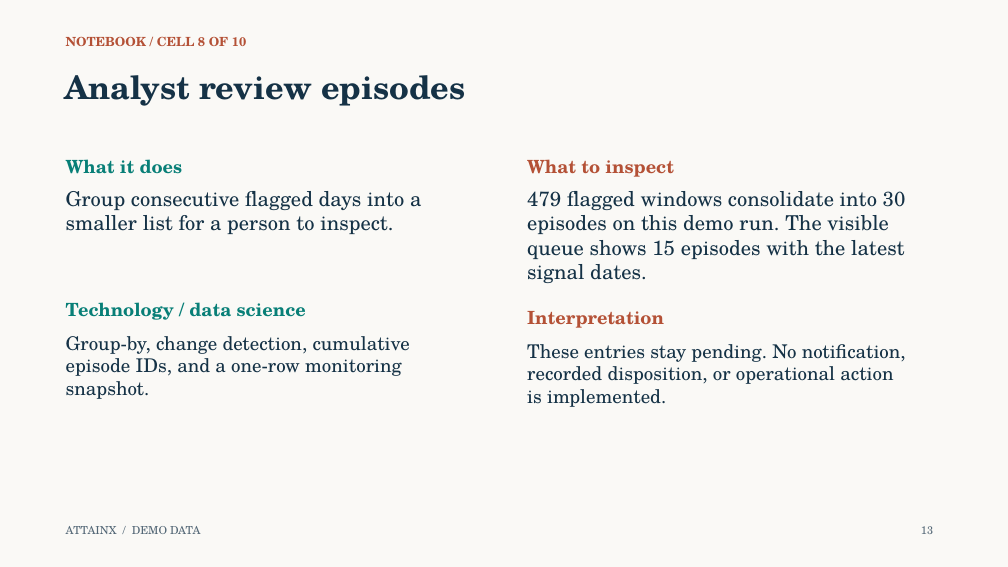
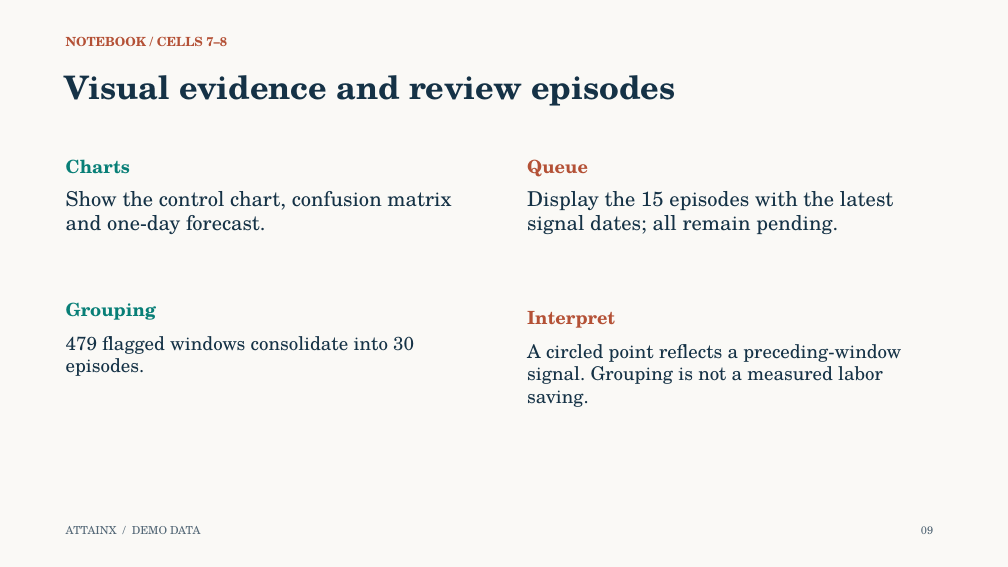
Before and after one commit to 0xpvtrickbateman/SPC-ML-Demo, a slide deck: slide 9 of docs/SPC_ML_Demo_Walkthrough_Ready.pptx (slide 13 before the commit). Drawn at 1008x567 pixels with LibreOffice and Linux fonts; fonts in the diff are those of the drawing. Boxes give left, top, right and bottom in pixels: in the first picture for what was removed or moved away, otherwise in the second. Text is boxed around its words. In the diff, an @@ line names an element or a change of style, - is before the commit and + after.

Commit message:
Expand SPC demo with forecasting investigation and lifecycle workflows

```diff
--- a/docs/SPC_ML_Demo_Walkthrough_Ready.pptx
+++ b/docs/SPC_ML_Demo_Walkthrough_Ready.pptx
@@ text at (x1=66, y1=36, x2=227, y2=46): text changed @@
-NOTEBOOK / CELL 8 OF 10
+NOTEBOOK / CELLS 7–8
@@ text at (x1=64, y1=75, x2=675, y2=106): text changed @@
-Analyst review episodes
+Visual evidence and review episodes
@@ text at (x1=66, y1=159, x2=130, y2=174): text changed @@
-What it does
+Charts
@@ text at (x1=527, y1=159, x2=588, y2=177): text changed @@
-What to inspect
+Queue
@@ text at (x1=66, y1=191, x2=451, y2=234): text changed @@
-Group consecutive flagged days into a smaller list for a person to inspect.
+Show the control chart, confusion matrix and one-day forecast.
@@ text at (x1=527, y1=191, x2=893, y2=234): text changed @@
-479 flagged windows consolidate into 30 episodes on this demo run. The visible queue shows 15 episodes with the latest signal dates.
+Display the 15 episodes with the latest signal dates; all remain pending.
@@ text at (x1=66, y1=302, x2=156, y2=320): text changed @@
-Technology / data science
+Grouping
@@ text at (x1=527, y1=311, x2=615, y2=328): text changed @@
-Interpretation
+Interpret
@@ text at (x1=66, y1=336, x2=414, y2=376): text changed @@
-Group-by, change detection, cumulative episode IDs, and a one-row monitoring snapshot.
+479 flagged windows consolidate into 30 episodes.
@@ text at (x1=527, y1=344, x2=901, y2=407): text changed @@
-These entries stay pending. No notification, recorded disposition, or operational action is implemented.
+A circled point reflects a preceding-window signal. Grouping is not a measured labor saving.
@@ text at (x1=921, y1=526, x2=933, y2=534): text changed @@
-13
+09
```
Also in this commit, not shown: 14 other slides changed, 7 slides added, 7 slides removed, 13 other files.
